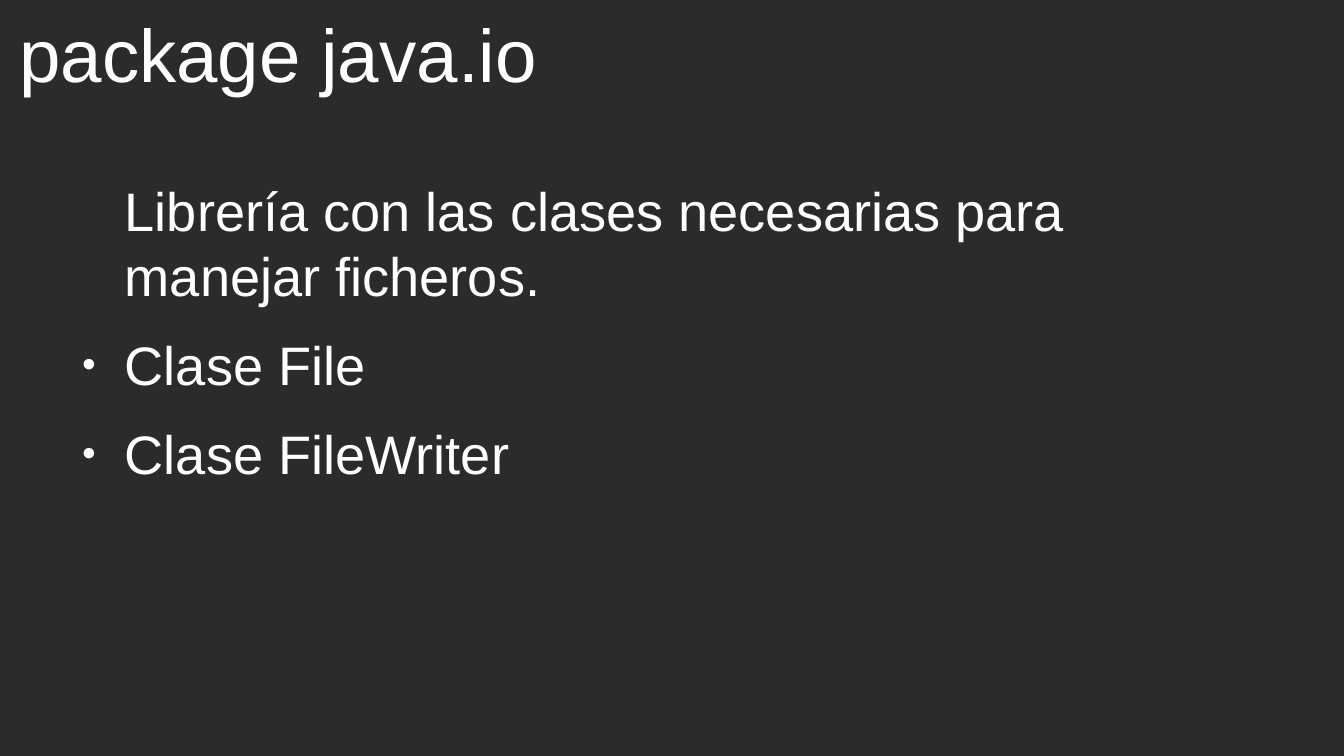
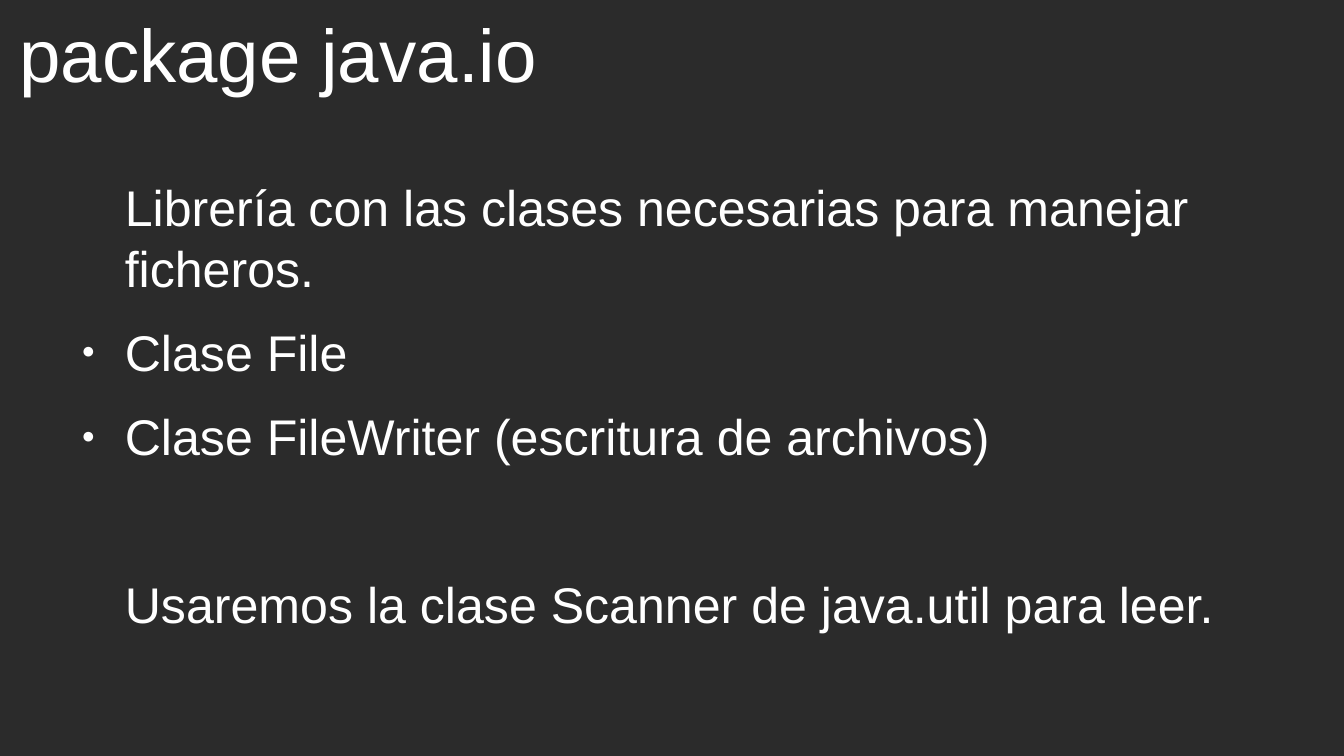
Before and after one commit to cmorenoruiz/ApuntesProgramacion, a slide deck: slide 2 of Unidad 11 Ficheros/Clase FileWriter Presentación para clase.odp. Drawn at 1344x756 pixels with LibreOffice and Linux fonts; fonts in the diff are those of the drawing; background and template pictures are left out; a plain dark background stands for a picture behind light text. Boxes give left, top, right and bottom in pixels: in the first picture for what was removed or moved away, otherwise in the second. Text is boxed around its words. In the diff, an @@ line names an element or a change of style, - is before the commit and + after.

Commit message:
Presentación con las diapositivas sobre métodos write y close

```diff
--- a/Unidad 11 Ficheros/Clase FileWriter Presentación para clase.odp
+++ b/Unidad 11 Ficheros/Clase FileWriter Presentación para clase.odp
@@ text at [125, 189, 1188, 372]: size 32 to 29.6 pt in "Librería con las clases necesarias para manejar ...", "Clase File" @@
@@ text at [125, 418, 1214, 633]: text changed; size 32 to 29.6 pt @@
-● Clase FileWriter
+● Clase FileWriter (escritura de archivos)
+Usaremos la clase Scanner de java.util para leer.
```
Also in this commit, not shown: 3 other slides changed, 8 slides added, 2 slides removed.
